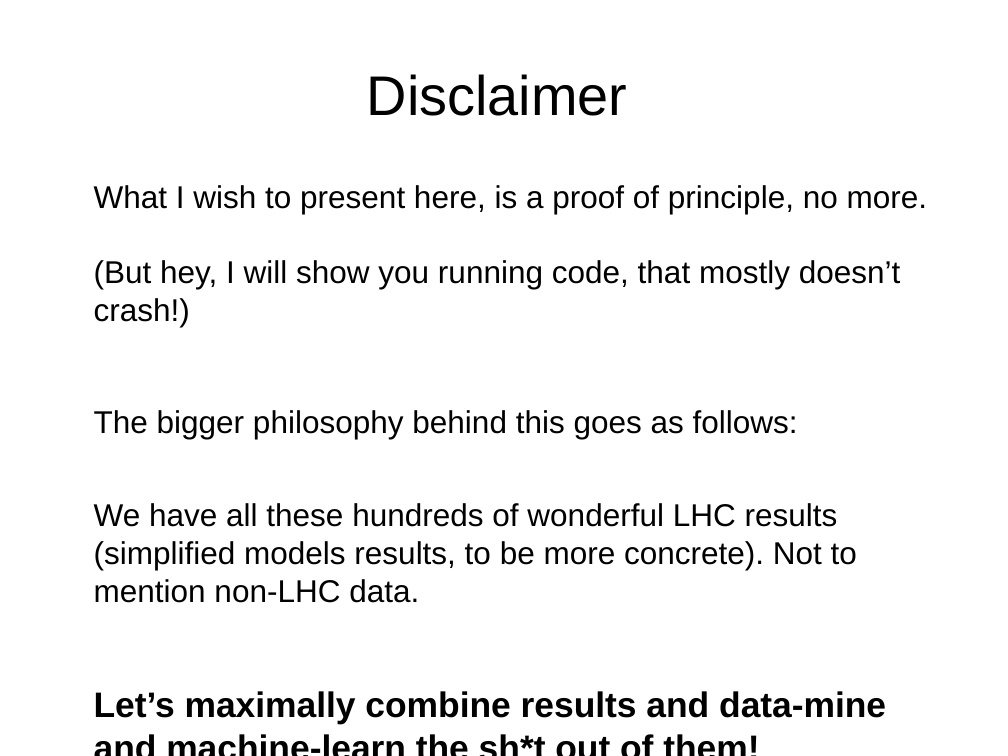
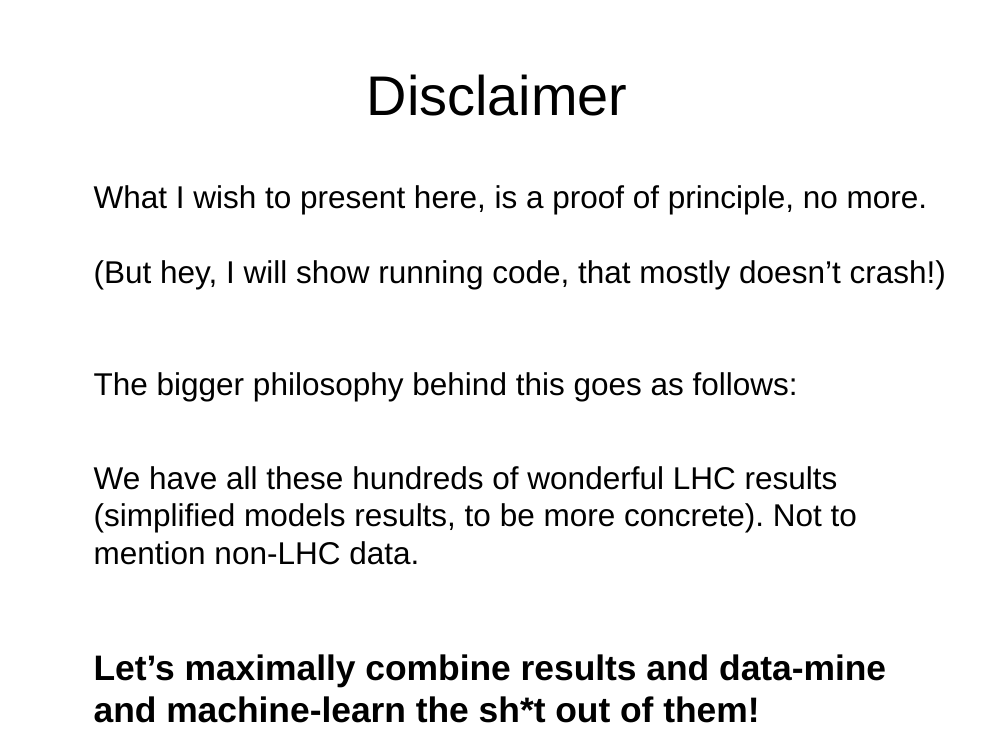
Before and after one commit to SModelS/smodels-utils, a slide deck: slide 2 of combinations/amb.odp. Drawn at 1008x756 pixels with LibreOffice and Linux fonts; fonts in the diff are those of the drawing. Boxes give left, top, right and bottom in pixels: in the first picture for what was removed or moved away, otherwise in the second. Text is boxed around its words. In the diff, an @@ line names an element or a change of style, - is before the commit and + after.

```diff
--- a/combinations/amb.odp
+++ b/combinations/amb.odp
@@ text at [94, 185, 946, 289]: text changed @@
-What I wish to present here, is a proof of principle, no more.
-(But hey, I will show you running code, that mostly doesn’t crash!)
+What I wish to present here, is a proof of principle, no more.
+(But hey, I will show running code, that mostly doesn’t crash!)
```
Also in this commit, not shown: 3 other slides changed.
